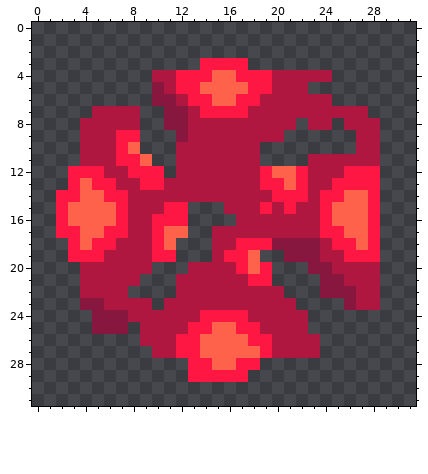
Pixel-art sprite: sprites/blocks/turrets/acid-mine.png. The first picture shows the starting point.
The file is 32x32 pixels.
Now the later version:
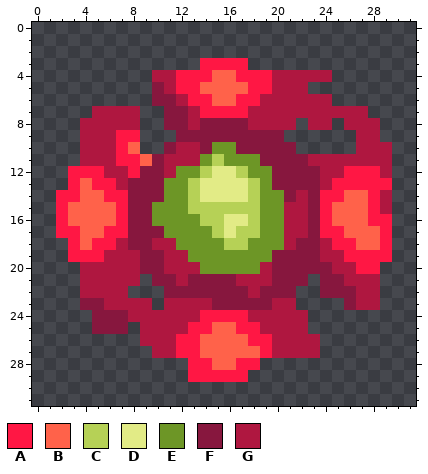
Palette (. is transparent): A #ff1744  B #ff624a  C #b6d156  D #e2eb86  E #6d9626  F #87173e  G #af1740
The exact change:
y 8: x 14..17 GGGG -> FFFF
y 9: x 13..20 GGGGGGGG -> FFFFFFFF
y 10: x 11 . -> F; x 14..21 GGGGG... -> FEEFFFFF; x 29 . -> G
y 11: x 10..11 .. -> FG; x 14..22 GGGGG.... -> ECEEEFFFF; x 29 . -> G
y 12: x 9..23 AA.GGGGGGGABBAG -> FFGEECDDCEEFFFF; x 29 . -> G
y 13: x 8..23 GAAGGGGGGGGAABAG -> FFFEECDDDDCEFFFF; x 29 . -> A
y 14: x 8..23 GGGGGGGGGGGGAAAG -> FFFEECDDDDCEEFGF; x 29 . -> G
y 15: x 8..21 GGGAA...GGGAGA -> FFEEECCCCCCEEG; x 23 G -> F; x 29 . -> G
y 16: x 8..20 GGAAA....GGGG -> FFEEEECCDDCEE; x 23 G -> F; x 29 . -> A
y 17: x 8..20 GGABB..GGGGGG -> FFFEEEECDCCEE; x 23 G -> F; x 28..29 A. -> BA
y 18: x 8..21 GGAB...GGAAAFF -> FFGGEEEECCEEEG; x 28..29 A. -> BA
y 19: x 9..20 GAA...GAAB.. -> FFGGEEEEEEEF; x 29 . -> A
y 20: x 9..12 G... -> FFGG; x 14..22 GGGABA... -> EEEEEGFFF; x 27..28 GG -> AA
y 21: x 10..11 .. -> FF; x 13..16 GGGG -> FFFF; x 18..22 AA... -> GGFFF
y 22: x 11..17 .GGGGGG -> FFFFFFF; x 19..21 GG. -> FFF
y 23: x 15..19 GGGGG -> FFFFF
Where, in picture pixels (left, top, right, bottom), the same in both pictures:
changed: (128, 118, 320, 310)
changed: (356, 142, 392, 274)
